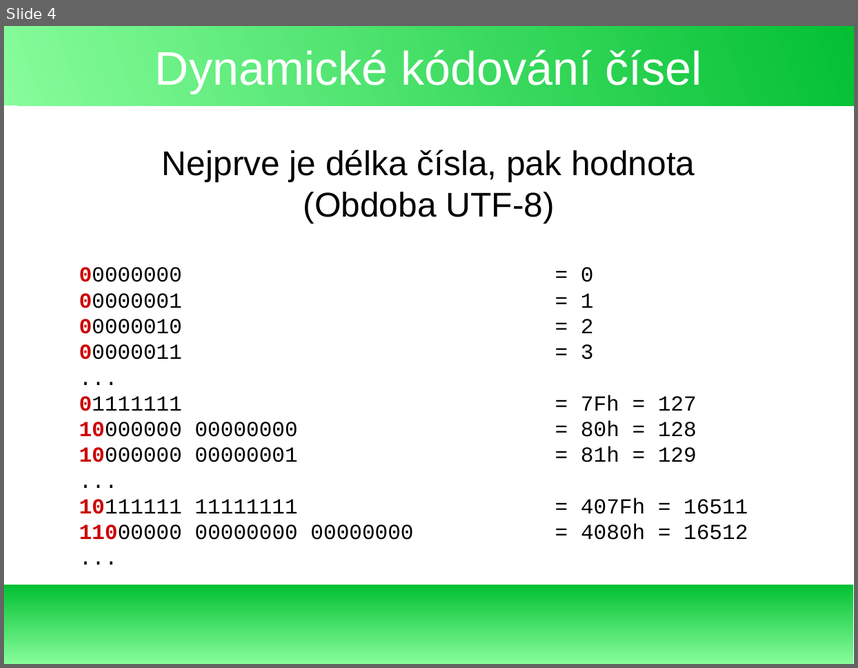
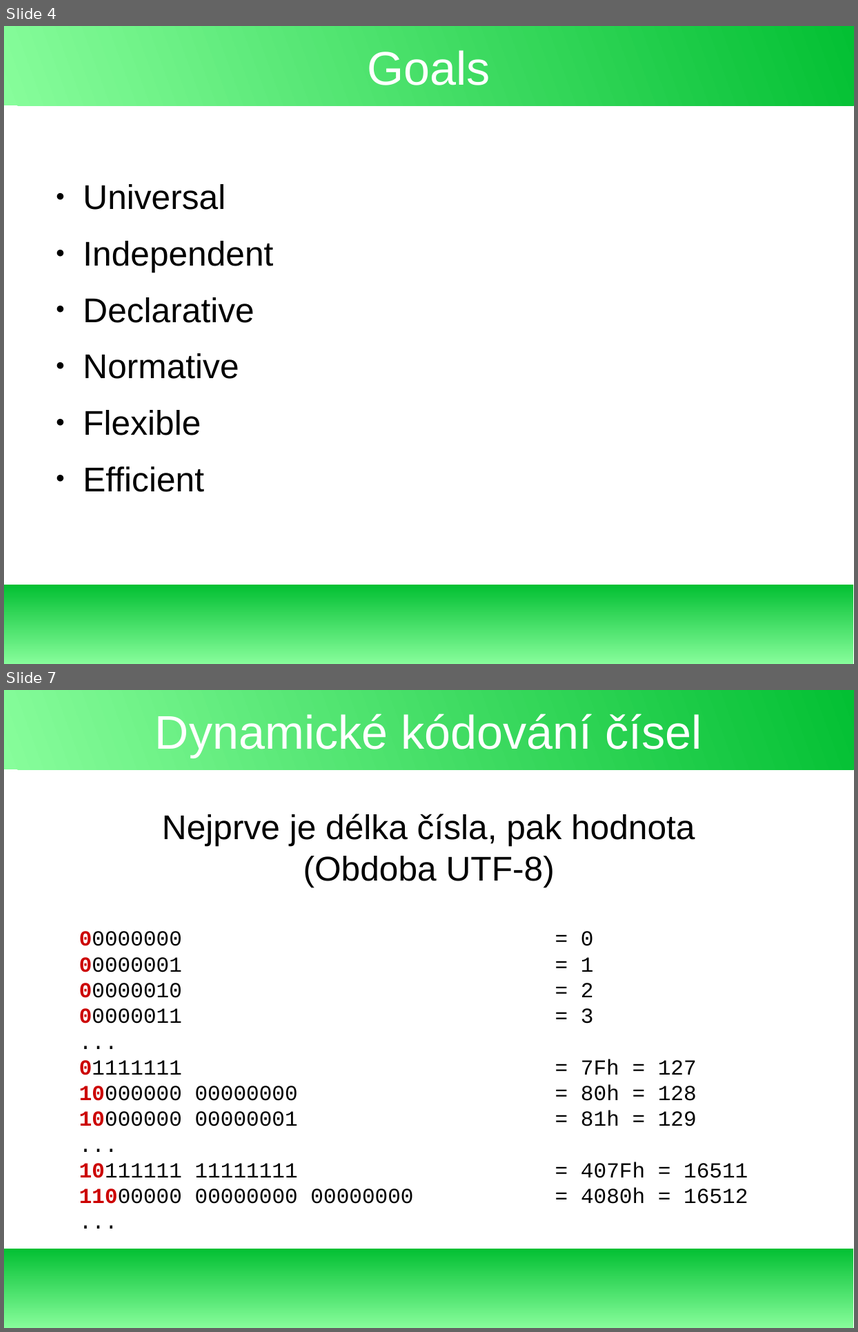
Before and after one commit to exbin/xbup-doc, a slide deck: presentation/xbup-introduction_cs_CZ.odp. Shown one above the other, each under a label of ours: slide 4 before the commit, slides 4 and 7 after it; the slides between them are not shown. The pictures are 858x668 and 858x1332 pixels, drawn with LibreOffice and Linux fonts; fonts in the diff are those of the drawing. Boxes give left, top, right and bottom in pixels: in the first picture for what was removed or moved away, otherwise in the second. Text is boxed around its words. In the diff, an @@ line names an element or a change of style, - is before the commit and + after.

```diff
--- a/presentation/xbup-introduction_cs_CZ.odp
+++ b/presentation/xbup-introduction_cs_CZ.odp
@@ slide 4 added at (4, 26, 854, 664), background #FFFFFF; not listed: 2 template elements that a slide beside it also shows @@
@@ title added at (368, 50, 490, 85), 44 pt, text #FFFFFF @@
+Goals
@@ text added at (83, 184, 273, 492), 32 pt, text #000000 @@
+● Universal
+● Independent
+● Declarative
+● Normative
+● Flexible
+● Efficient
@@ what was slide 4 is now slide 7 @@
```
Also in this commit, not shown: 5 other slides added, 3 slides removed, 1 other file.
